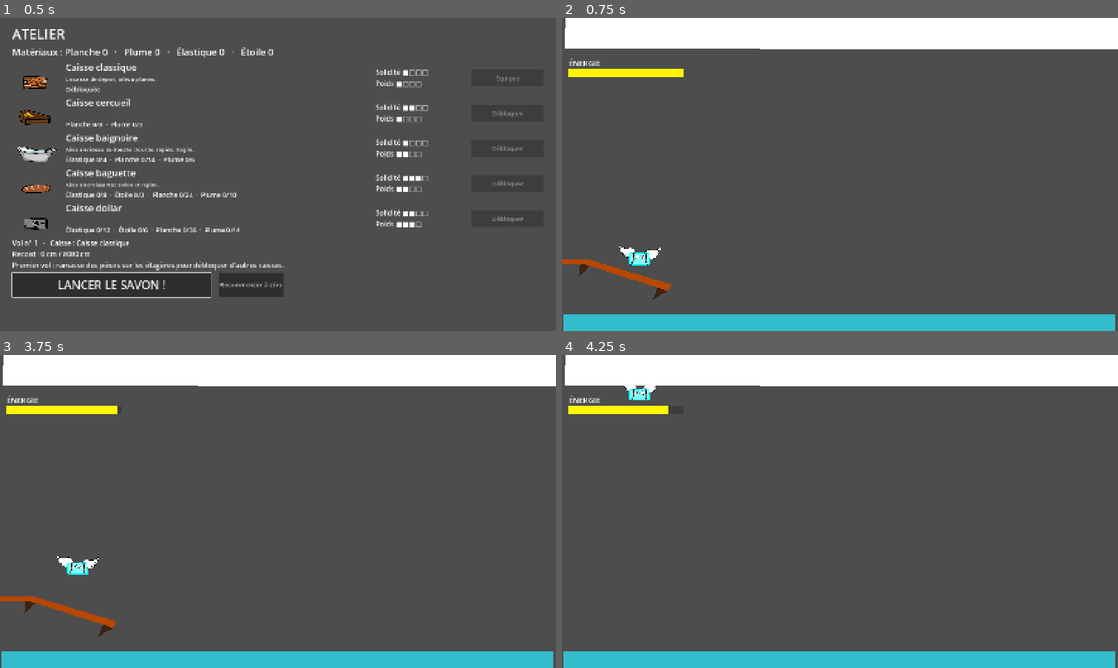
Above: before the commit, frames 1-4 (two rows, left to right).
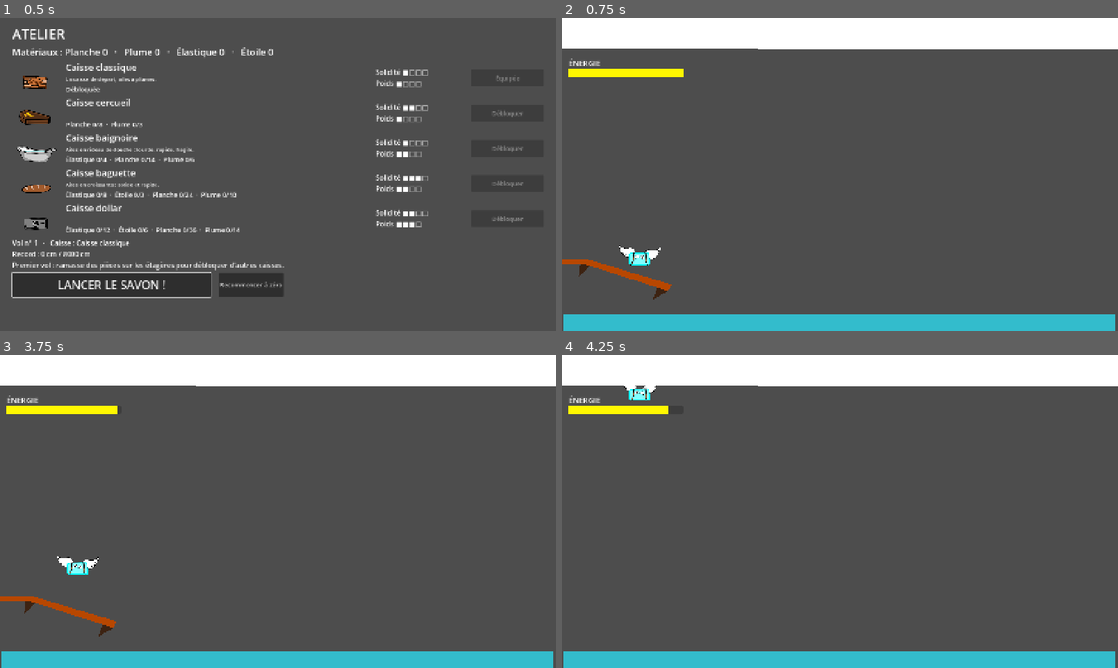
Above: after the commit, the same moments.

Repository: atostivint/LesAilesEtLaCaisse
Game: Godot game, scene res://scenes/atelier.tscn
The game is run twice, just before and just after one commit, with the same random seed, the same clock (stepped at 60 frames per second) and the same inputs.
Inputs (mouse positions are in pixels of both pictures, inside the frame that each line leads up to):
- Up to frame 1 (0.5 s): no input
- Up to frame 2 (0.75 s): click "LANCER LE SAVON !" at 0.5 s
- Up to frame 3 (3.75 s): click "Recommencer à zéro" at 1.25 s; click "Recommencer à zéro" at 2 s; click "Recommencer à zéro" at 2.75 s; tap Enter at 3.5 s; move the mouse to (400, 495) at 3.52 s; hold Space (thrust) from 3.53 s (still down); click (400, 495) at 3.67 s
- Up to frame 4 (4.25 s): keep holding Space (thrust)

Frame 1 is identical in both runs. In frame 2, less than 0.1% of the frame differs, in the area x 0-36%, y 0-10%; in frame 3, less than 0.1%; in frame 4, less than 0.1%.

Commit message:
Add bonus

Diff:
--- /dev/null
+++ b/scenes/bonus.tscn
@@ -0,0 +1,19 @@
+[gd_scene format=3 uid="uid://b2il4xrp3ba6"]
+
+[ext_resource type="Script" uid="uid://j3qt5cxl2g7e" path="res://scripts/bonus.gd" id="1_piybw"]
+[ext_resource type="Texture2D" uid="uid://dp2ew7rioc1ep" path="res://artwork/sprites/materiau_papier.svg" id="2_piybw"]
+
+[node name="Bonus" type="Area2D" unique_id=696545699]
+script = ExtResource("1_piybw")
+
+[node name="CollisionPolygon2D" type="CollisionPolygon2D" parent="." unique_id=107363416]
+position = Vector2(-1.9999998, -0.9999999)
+scale = Vector2(1.1249999, 1.1249999)
+polygon = PackedVector2Array(1, -1, 1, 21, 23, 21, 23, 0)
+
+[node name="MateriauPapier" type="Sprite2D" parent="." unique_id=441000281]
+position = Vector2(13, 11)
+scale = Vector2(0.20489322, 0.20489322)
+texture = ExtResource("2_piybw")
+
+[connection signal="body_entered" from="." to="." method="_on_body_entered"]
--- a/scenes/level.gd
+++ b/scenes/level.gd
@@ -13,9 +13,12 @@
 @export_range(0, 12) var min_traps_per_spawn := 3
 @export_range(0, 12) var max_traps_per_spawn := 7
 
+@export_range(0, 1, 0.1) var bonus_spawn_proba = 0.5
+
 var trap_spawners: Array
 
 var TRAP = preload("res://scenes/trap.tscn")
+var BONUS = preload("res://scenes/bonus.tscn")
 
 func _ready() -> void:
 	soap.cruise_speed = cruise_speed
@@ -46,6 +49,9 @@
 	print("LOSE")
 	get_tree().change_scene_to_file("res://scenes/atelier.tscn")
 
+func apply_bonus(data):
+	print("got bonus ", data)
+
 func spawn_trap():
 	var used_spawners: Array[Node2D] = []
 	var spawn_count := randi_range(min_traps_per_spawn, max_traps_per_spawn)
@@ -60,6 +66,17 @@
 		trap.soap_entered.connect(hit_soap)
 		add_child(trap)
 
+	# Spawn material
+	if randf() <= bonus_spawn_proba:
+		var spawner: Node2D = trap_spawners.pick_random()
+		while spawner in used_spawners:
+			spawner = trap_spawners.pick_random()
+		var bonus = BONUS.instantiate()
+		bonus.global_position = spawner.global_position
+		bonus.type = "paper"
+		bonus.soap_entered.connect(apply_bonus)
+		add_child(bonus)
+
 
 func _on_ground_body_entered(body: Node2D) -> void:
 	if body.name == "Soap":
--- a/scenes/level.tscn
+++ b/scenes/level.tscn
@@ -90,6 +90,8 @@
 
 [node name="Ceiling" type="StaticBody2D" parent="." unique_id=1317302672]
 unique_name_in_owner = true
+position = Vector2(-29, 0)
+scale = Vector2(1.04, 1)
 
 [node name="CollisionShape2D" type="CollisionShape2D" parent="Ceiling" unique_id=1440828113]
 position = Vector2(741, 43.25)
--- /dev/null
+++ b/scripts/bonus.gd
@@ -0,0 +1,11 @@
+extends Area2D
+
+signal soap_entered(data)
+
+var type
+
+func _on_body_entered(body: Node2D) -> void:
+	if body.name == "Soap":
+		soap_entered.emit(type)
+		queue_free()
+# Replace with function body.
Not shown, added: artwork/sprites/obstacle_distributeur_savon.svg.import
Not shown, added: artwork/sprites/obstacle_torchon.svg.import
Not shown, added: scripts/bonus.gd.uid
